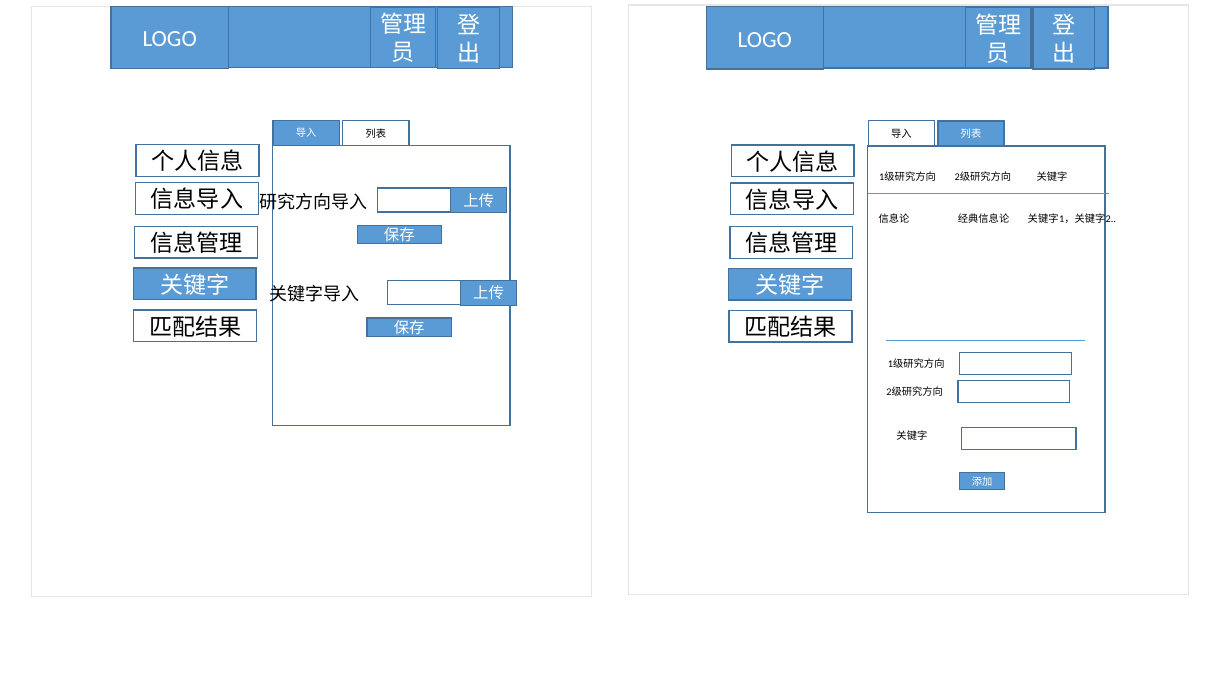
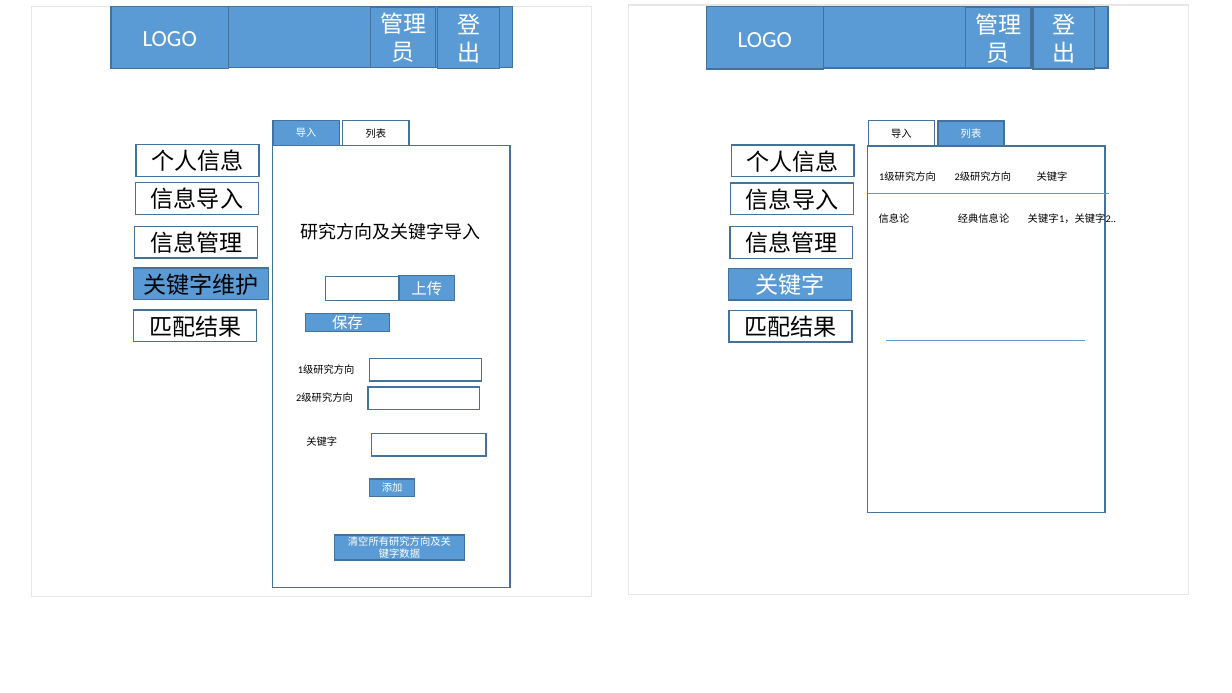
Before and after one commit to soyal/Work, a slide deck: slide 7 of api/论文管理系统.pptx. Drawn at 1232x693 pixels with LibreOffice and Linux fonts; fonts in the diff are those of the drawing. Boxes give left, top, right and bottom in pixels: in the first picture for what was removed or moved away, otherwise in the second. Text is boxed around its words. In the diff, an @@ line names an element or a change of style, - is before the commit and + after.

```diff
--- a/api/论文管理系统.pptx
+++ b/api/论文管理系统.pptx
@@ rectangle: place and size @@
-rectangle at [273,146,510,426]
+rectangle at [273,146,510,588]
@@ text at [300,223,480,240]: text changed @@
-研究方向导入
+研究方向及关键字导入
@@ rectangle "关键字维护": place and size @@
-rectangle "关键字维护" at [133,268,256,299]
+rectangle "关键字维护" at [133,268,268,299]
@@ text in rectangle at [143,273,258,295]: text changed; text colour #FFFFFF to #000000 @@
-关键字
+关键字维护
@@ text removed at [270,282,360,306] @@
-关键字导入
@@ rectangle: place and size @@
-rectangle at [377,188,504,212]
+rectangle at [325,276,452,300]
@@ rectangle "上传": place and size @@
-rectangle "上传" at [451,188,506,213]
+rectangle "上传" at [399,276,455,301]
@@ rectangle removed at [461,280,517,305] @@
-上传
@@ rectangle "保存": place and size @@
-rectangle "保存" at [358,226,442,244]
+rectangle "保存" at [305,313,389,332]
@@ rectangle removed at [367,318,451,336] @@
-保存
@@ rectangle: place and size @@
-rectangle at [387,281,514,305]
+rectangle at [370,359,482,381]
@@ rectangle removed at [960,352,1072,374] @@
@@ 3 rectangles, 3 texts: place and size @@
-3 rectangles, 3 texts at [886,358,1077,490]
+3 rectangles, 3 texts at [296,365,486,496]
@@ rectangle added at [335,535,464,560], fill #5B9BD5, outline #43739E 1 pt, 8 pt, text #FFFFFF @@
+清空所有研究方向及关键字数据
```
Also in this commit, not shown: 5 other slides changed.
